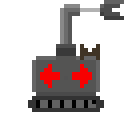
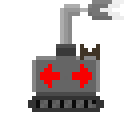
Layers edited between the first and the second 128×128 image:
added layer "Layer 2" above "Layer 1" over (32, 0, 112, 108)
painted on "Layer 1" over (56, 0, 124, 64)
